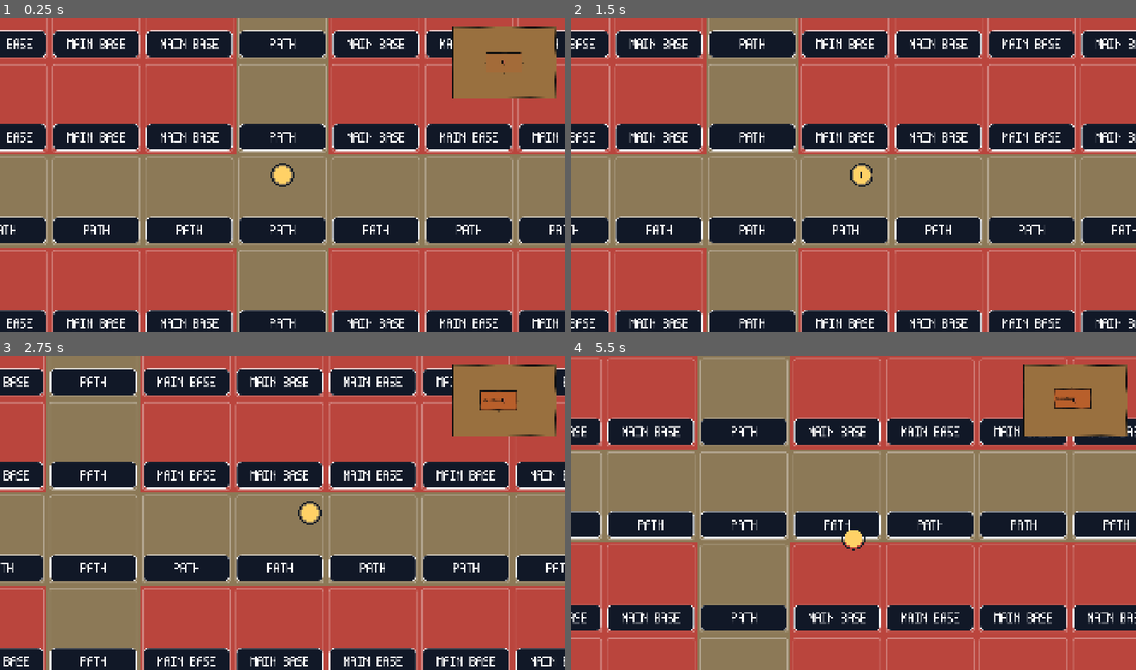
Above: before the commit, frames 1-4 (two rows, left to right).
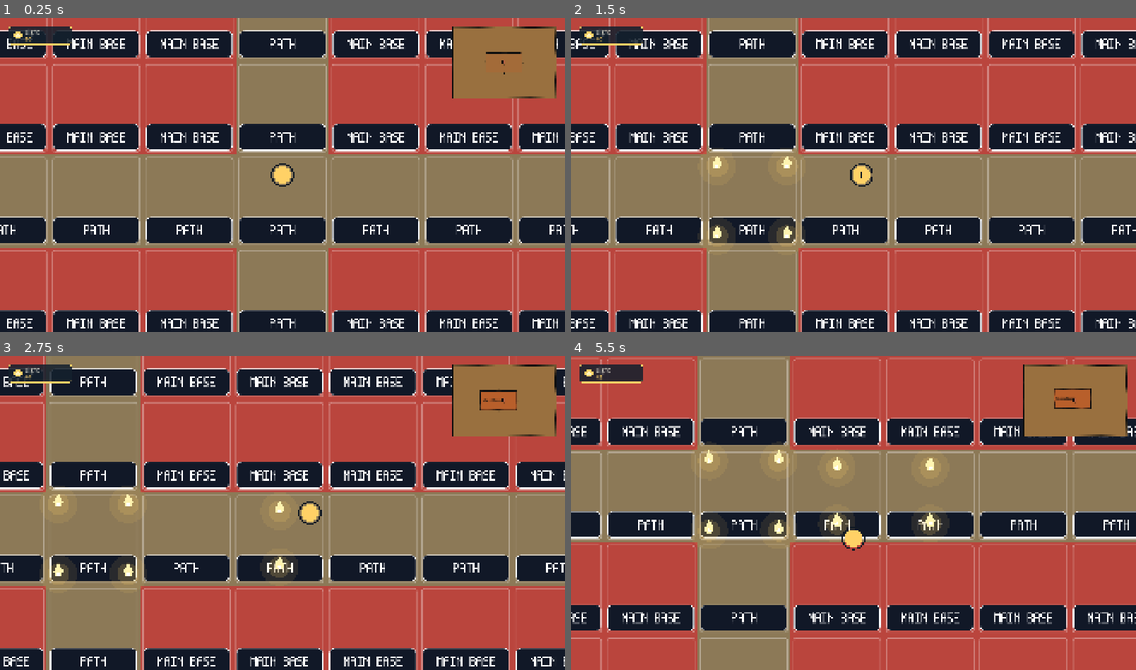
Above: after the commit, the same moments.

Repository: sebastiannovia/Light-Collector
Game: Godot game, scene res://MapLayoutTemplate.tscn
The game is run twice, just before and just after one commit, with the same random seed, the same clock (stepped at 60 frames per second) and the same inputs.
Inputs (mouse positions are in pixels of both pictures, inside the frame that each line leads up to):
- Up to frame 1 (0.25 s): no input
- Up to frame 2 (1.5 s): tap Enter at 0.5 s; move the mouse to (977, 159) at 0.52 s; hold Right (ui_right) 0.53-1.25 s; tap M at 0.6 s; click (977, 159) at 0.67 s; tap E at 0.8 s; drag from (740, 190) to (825, 237) at 1.27 s
- Up to frame 3 (2.75 s): move the mouse to (339, 443) at 2.02 s; hold Right (ui_right) from 2.03 s (still down); tap M at 2.1 s; click (339, 443) at 2.17 s; tap E at 2.3 s
- Up to frame 4 (5.5 s): release Right (ui_right) at 2.75 s; drag from (825, 575) to (684, 465) at 2.77 s; move the mouse to (1023, 560) at 3.52 s; hold Left (ui_left) 3.53-4.25 s; tap Enter at 3.6 s; click (1023, 560) at 3.67 s; tap E at 3.8, 5.3 s; drag from (684, 465) to (768, 434) at 4.27 s; move the mouse to (881, 513) at 5.02 s; hold Down (ui_down) from 5.03 s (still down); hold Shift from 5.03 s (still down); click (881, 513) at 5.17 s

The runs differ from the first frame. In frame 1, 0.4% of the frame differs, in the area x 1-90%, y 2-18%; in frame 2, 1.2%; in frame 3, 1.6%; in frame 4, 2.3%, in the area x 1-89%, y 2-60%.

Commit message:
Add path light placement rules

Diff:
--- a/MapLayoutTemplate.tscn
+++ b/MapLayoutTemplate.tscn
@@ -13,6 +13,8 @@
 script = ExtResource("1_area")
 area_label = "Main Base"
 minimap_color = Color(0.9798991, 0.23298451, 0, 1)
+path_tile_source_id = null
+path_tile_atlas_coords = null
 path_north = true
 path_east = true
 path_south = true
@@ -35,6 +37,8 @@
 script = ExtResource("1_area")
 area_label = "Forest"
 minimap_color = Color(0.5137255, 0.76862746, 0, 1)
+path_tile_source_id = null
+path_tile_atlas_coords = null
 path_north = true
 path_east = true
 path_south = true
@@ -57,6 +61,8 @@
 script = ExtResource("1_area")
 area_label = "Forest"
 minimap_color = Color(0.5137255, 0.76862746, 0, 1)
+path_tile_source_id = null
+path_tile_atlas_coords = null
 path_east = true
 path_south = true
 path_west = true
@@ -78,6 +84,8 @@
 script = ExtResource("1_area")
 area_label = "Cave 2 Entry"
 minimap_color = Color(0.5173793, 0.52360475, 0.5552469, 1)
+path_tile_source_id = null
+path_tile_atlas_coords = null
 path_east = true
 path_west = true
 
@@ -98,6 +106,8 @@
 script = ExtResource("1_area")
 area_label = "Cave 2_1"
 minimap_color = Color(0.5176471, 0.5254902, 0.5568628, 1)
+path_tile_source_id = null
+path_tile_atlas_coords = null
 path_north = true
 path_east = true
 path_west = true
@@ -119,6 +129,8 @@
 script = ExtResource("1_area")
 area_label = "Cave 2_4"
 minimap_color = Color(0.5176471, 0.5254902, 0.5568628, 1)
+path_tile_source_id = null
+path_tile_atlas_coords = null
 path_west = true
 
 [node name="GroundArt" type="TileMapLayer" parent="MapAreas/Cave 2_4" unique_id=1141644942]
@@ -138,6 +150,8 @@
 script = ExtResource("1_area")
 area_label = "Cave 2_2"
 minimap_color = Color(0.5176471, 0.5254902, 0.5568628, 1)
+path_tile_source_id = null
+path_tile_atlas_coords = null
 path_south = true
 path_west = true
 
@@ -158,6 +172,8 @@
 script = ExtResource("1_area")
 area_label = "Cave 2_3"
 minimap_color = Color(0.5176471, 0.5254902, 0.5568628, 1)
+path_tile_source_id = null
+path_tile_atlas_coords = null
 path_east = true
 path_south = true
 path_west = true
@@ -179,6 +195,8 @@
 script = ExtResource("1_area")
 area_label = "Cave 2_3"
 minimap_color = Color(0.5176471, 0.5254902, 0.5568628, 1)
+path_tile_source_id = null
+path_tile_atlas_coords = null
 path_north = true
 path_south = true
 
@@ -199,6 +217,8 @@
 script = ExtResource("1_area")
 area_label = "Cave 3_2"
 minimap_color = Color(0.5176471, 0.5254902, 0.5568628, 1)
+path_tile_source_id = null
+path_tile_atlas_coords = null
 path_south = true
 
 [node name="GroundArt" type="TileMapLayer" parent="MapAreas/Cave 3_2" unique_id=741906695]
@@ -218,6 +238,8 @@
 script = ExtResource("1_area")
 area_label = "Forest"
 minimap_color = Color(0.5137255, 0.76862746, 0, 1)
+path_tile_source_id = null
+path_tile_atlas_coords = null
 path_north = true
 path_east = true
 path_south = true
@@ -240,6 +262,8 @@
 script = ExtResource("1_area")
 area_label = "Resin"
 minimap_color = Color(0.70962167, 0.54073066, 0.09971144, 1)
+path_tile_source_id = null
+path_tile_atlas_coords = null
 path_north = true
 path_east = true
 path_south = true
@@ -262,6 +286,8 @@
 script = ExtResource("1_area")
 area_label = "Forest"
 minimap_color = Color(0.5137255, 0.76862746, 0, 1)
+path_tile_source_id = null
+path_tile_atlas_coords = null
 path_north = true
 path_east = true
 path_south = true
@@ -284,6 +310,8 @@
 script = ExtResource("1_area")
 area_label = "Bridge"
 minimap_color = null
+path_tile_source_id = null
+path_tile_atlas_coords = null
 path_north = true
 path_east = true
 path_south = true
@@ -306,6 +334,8 @@
 script = ExtResource("1_area")
 area_label = "Flower"
 minimap_color = null
+path_tile_source_id = null
+path_tile_atlas_coords = null
 path_north = true
 path_east = true
 path_south = true
@@ -328,6 +358,8 @@
 script = ExtResource("1_area")
 area_label = "Flower"
 minimap_color = null
+path_tile_source_id = null
+path_tile_atlas_coords = null
 path_north = true
 path_east = true
 path_south = true
@@ -351,6 +383,8 @@
 area_label = "Settlement"
 area_size = Vector2(7680, 4320)
 minimap_color = null
+path_tile_source_id = null
+path_tile_atlas_coords = null
 path_west = true
 
 [node name="GroundArt" type="TileMapLayer" parent="MapAreas/Settlement1" unique_id=1361338019]
@@ -371,6 +405,8 @@
 area_label = "Boss Cave"
 area_size = Vector2(11520, 6480)
 minimap_color = null
+path_tile_source_id = null
+path_tile_atlas_coords = null
 path_south = true
 south_path_tiles = Array[int]([7, 37])
 
@@ -391,6 +427,8 @@
 script = ExtResource("1_area")
 area_label = "Forest"
 minimap_color = Color(0.5137255, 0.76862746, 0, 1)
+path_tile_source_id = null
+path_tile_atlas_coords = null
 path_north = true
 path_east = true
 path_south = true
@@ -413,6 +451,8 @@
 script = ExtResource("1_area")
 area_label = "Start"
 minimap_color = null
+path_tile_source_id = null
+path_tile_atlas_coords = null
 path_east = true
 path_west = true
 
@@ -433,6 +473,8 @@
 script = ExtResource("1_area")
 area_label = "Waterfall"
 minimap_color = null
+path_tile_source_id = null
+path_tile_atlas_coords = null
 path_north = true
 path_east = true
 path_south = true
@@ -455,6 +497,8 @@
 script = ExtResource("1_area")
 area_label = "River"
 minimap_color = null
+path_tile_source_id = null
+path_tile_atlas_coords = null
 path_north = true
 path_east = true
 path_south = true
@@ -477,6 +521,8 @@
 script = ExtResource("1_area")
 area_label = "River"
 minimap_color = null
+path_tile_source_id = null
+path_tile_atlas_coords = null
 path_north = true
 path_east = true
 path_south = true
@@ -499,6 +545,8 @@
 area_label = "Lake"
 area_size = Vector2(11520, 2160)
 minimap_color = null
+path_tile_source_id = null
+path_tile_atlas_coords = null
 path_north = true
 north_path_tiles = Array[int]([7, 37])
 path_east = true
@@ -521,6 +569,7 @@
 position = Vector2(1920, 1080)
 script = ExtResource("2_player")
 minimap_map_scale = 0.4
+starting_light_count = 50
 
 [node name="Camera2D" type="Camera2D" parent="Player" unique_id=1267991270]
 zoom = Vector2(1.25, 1.25)
--- /dev/null
+++ b/light_hud.gd
@@ -0,0 +1,42 @@
+extends Control
+class_name LightHUD
+
+var count := 0
+var hud_position := Vector2(28.0, 28.0)
+var panel_size := Vector2(220.0, 64.0)
+var panel_color := Color("14202ddd")
+var border_color := Color("ffd166")
+var text_color := Color("f4f0df")
+var light_color := Color("ffd166")
+
+func configure(initial_count: int, position_on_screen: Vector2) -> void:
+	count = maxi(0, initial_count)
+	hud_position = position_on_screen
+	position = hud_position
+	size = panel_size
+	mouse_filter = Control.MOUSE_FILTER_IGNORE
+	queue_redraw()
+
+func set_count(new_count: int) -> void:
+	count = maxi(0, new_count)
+	queue_redraw()
+
+func _draw() -> void:
+	draw_style_box(_make_panel_style(), Rect2(Vector2.ZERO, panel_size))
+	var center := Vector2(34.0, panel_size.y * 0.5)
+	draw_circle(center, 13.0, light_color)
+	draw_circle(center, 7.0, Color("fff5bf"))
+	draw_string(ThemeDB.fallback_font, Vector2(58.0, 28.0), "Light", HORIZONTAL_ALIGNMENT_LEFT, -1, 20, text_color)
+	draw_string(ThemeDB.fallback_font, Vector2(58.0, 51.0), str(count), HORIZONTAL_ALIGNMENT_LEFT, -1, 18, border_color)
+
+func _make_panel_style() -> StyleBoxFlat:
+	var style := StyleBoxFlat.new()
+	style.bg_color = panel_color
+	style.border_color = border_color
+	style.set_border_width_all(2)
+	style.set_corner_radius_all(9)
+	style.content_margin_left = 8.0
+	style.content_margin_right = 8.0
+	style.content_margin_top = 6.0
+	style.content_margin_bottom = 6.0
+	return style
--- /dev/null
+++ b/light_placement_marker.gd
@@ -0,0 +1,14 @@
+extends Node2D
+class_name LightPlacementMarker
+
+@export var glow_color := Color("ffd166")
+@export var flame_color := Color("fff4b0")
+
+func _draw() -> void:
+	draw_circle(Vector2.ZERO, 52.0, Color(glow_color, 0.10))
+	draw_circle(Vector2.ZERO, 30.0, Color(glow_color, 0.18))
+	draw_colored_polygon(PackedVector2Array([
+		Vector2(0.0, -30.0), Vector2(13.0, -8.0), Vector2(8.0, 7.0),
+		Vector2(-8.0, 7.0), Vector2(-13.0, -8.0),
+	]), flame_color)
+	draw_circle(Vector2.ZERO, 5.0, Color.WHITE)
--- a/map_area.gd
+++ b/map_area.gd
@@ -15,6 +15,10 @@
 @export_group("Minimap")
 @export var minimap_color := Color("95702cff")
 
+@export_group("Path Lights")
+@export_range(0, 255, 1) var path_tile_source_id := 0
+@export var path_tile_atlas_coords := Vector2i(0, 3)
+
 @export var grid_step := 256.0:
 	set(value):
 		grid_step = maxf(value, 1.0)
@@ -98,6 +102,45 @@
 
 const MAJOR_GRID_EVERY := 4
 var _snapping := false
+
+func is_path_tile(cell: Vector2i) -> bool:
+	var ground := get_node_or_null("GroundArt") as TileMapLayer
+	if not ground or ground.get_cell_source_id(cell) == -1:
+		return false
+	var tile_data := ground.get_cell_tile_data(cell)
+	if tile_data and ground.tile_set:
+		var type_layer := ground.tile_set.get_custom_data_layer_by_name("tile_type")
+		if type_layer >= 0:
+			return str(tile_data.get_custom_data("tile_type")).to_lower() == "path"
+	return ground.get_cell_source_id(cell) == path_tile_source_id and ground.get_cell_atlas_coords(cell) == path_tile_atlas_coords
+
+func get_light_container() -> Node2D:
+	var ground := get_node_or_null("GroundArt") as TileMapLayer
+	if not ground:
+		return null
+	var container := ground.get_node_or_null("PlacedLights") as Node2D
+	if not container:
+		container = Node2D.new()
+		container.name = "PlacedLights"
+		container.y_sort_enabled = true
+		ground.add_child(container)
+	return container
+
+func has_light_pair_for_path(cell: Vector2i) -> bool:
+	var container := get_light_container()
+	if not container:
+		return false
+	var cells: Array = container.get_meta("lit_path_cells", [])
+	return cells.has(cell)
+
+func mark_path_lit(cell: Vector2i) -> void:
+	var container := get_light_container()
+	if not container:
+		return
+	var cells: Array = container.get_meta("lit_path_cells", [])
+	if not cells.has(cell):
+		cells.append(cell)
+	container.set_meta("lit_path_cells", cells)
 
 func get_pathway_centers(side: String) -> Array[float]:
 	var centers: Array[float] = []
--- a/template_player.gd
+++ b/template_player.gd
@@ -1,8 +1,11 @@
 extends Node2D
 
 signal area_changed(area: MapArea)
+signal light_count_changed(count: int)
 
 const MINIMAP_SCRIPT = preload("res://minimap_control.gd")
+const LIGHT_HUD_SCRIPT = preload("res://light_hud.gd")
+const LIGHT_MARKER_SCRIPT = preload("res://light_placement_marker.gd")
 
 @export var move_speed := 420.0
 @export var transition_duration := 0.25
@@ -22,21 +25,31 @@
 @export var minimap_show_unknown_paths := true
 @export var minimap_handwritten_font: Font
 
+@export_group("Light HUD")
+@export var light_hud_visible := true
+@export var light_hud_position := Vector2(28.0, 28.0)
+@export_range(0, 999999, 1) var starting_light_count := 0
+
 @onready var camera: Camera2D = $Camera2D
 @onready var fade: ColorRect = get_node("../TransitionOverlay/Fade")
 
 var current_area: MapArea
 var transitioning := false
 var minimap_view: Control
+var light_count := 0
+var light_hud: Control
 
 func _ready() -> void:
 	add_to_group("map_player")
+	light_count = starting_light_count
 	current_area = _area_at(global_position)
 	if current_area:
 		_set_active_area(current_area)
 		_set_camera_bounds(current_area)
 	if minimap_enabled:
 		call_deferred("_create_minimap")
+	if light_hud_visible:
+		call_deferred("_create_light_hud")
 
 func _process(delta: float) -> void:
 	if transitioning or not current_area:
@@ -76,8 +89,74 @@
 	queue_redraw()
 
 func _unhandled_input(event: InputEvent) -> void:
-	if event is InputEventKey and event.pressed and not event.echo and event.keycode == KEY_M and minimap_view:
+	if not event is InputEventKey or not event.pressed or event.echo:
+		return
+	if event.keycode == KEY_M and minimap_view:
 		minimap_view.visible = not minimap_view.visible
+	elif event.keycode == KEY_E:
+		_try_place_path_lights()
+
+func add_light(amount: int = 1) -> void:
+	if amount <= 0:
+		return
+	light_count += amount
+	light_count_changed.emit(light_count)
+	if light_hud:
+		light_hud.call("set_count", light_count)
+
+func set_light_count(count: int) -> void:
+	light_count = maxi(0, count)
+	light_count_changed.emit(light_count)
+	if light_hud:
+		light_hud.call("set_count", light_count)
+
+func _try_place_path_lights() -> void:
+	if not current_area:
+		return
+	var ground := current_area.get_node_or_null("GroundArt") as TileMapLayer
+	if not ground:
+		return
+	var path_cell := ground.local_to_map(ground.to_local(global_position))
+	if not current_area.is_path_tile(path_cell) or current_area.has_light_pair_for_path(path_cell):
+		return
+	var has_up := current_area.is_path_tile(path_cell + Vector2i.UP)
+	var has_right := current_area.is_path_tile(path_cell + Vector2i.RIGHT)
+	var has_down := current_area.is_path_tile(path_cell + Vector2i.DOWN)
+	var has_left := current_area.is_path_tile(path_cell + Vector2i.LEFT)
+	var neighbor_count := int(has_up) + int(has_right) + int(has_down) + int(has_left)
+	var light_offsets: Array[Vector2]
+	if neighbor_count == 4:
+		light_offsets = [Vector2(-1.25, -1.25), Vector2(1.25, -1.25), Vector2(1.25, 1.25), Vector2(-1.25, 1.25)]
+	elif neighbor_count == 3:
+		if not has_up:
+			light_offsets = [Vector2.UP]
+		elif not has_right:
+			light_offsets = [Vector2.RIGHT]
+		elif not has_down:
+			light_offsets = [Vector2.DOWN]
+		else:
+			light_offsets = [Vector2.LEFT]
+	else:
+		var horizontal_neighbors := int(has_left) + int(has_right)
+		var vertical_neighbors := int(has_up) + int(has_down)
+		if horizontal_neighbors > vertical_neighbors:
+			light_offsets = [Vector2.UP, Vector2.DOWN]
+		else:
+			light_offsets = [Vector2.LEFT, Vector2.RIGHT]
+	if light_count < light_offsets.size():
+		return
+	var container := current_area.get_light_container()
+	if not container:
+		return
+	var tile_size := Vector2(ground.tile_set.tile_size)
+	var path_center := ground.map_to_local(path_cell)
+	for offset in light_offsets:
+		var marker := Node2D.new()
+		marker.set_script(LIGHT_MARKER_SCRIPT)
+		marker.position = path_center + offset * tile_size * 0.30
+		container.add_child(marker)
+	current_area.mark_path_lit(path_cell)
+	set_light_count(light_count - light_offsets.size())
 
 func _area_at(point: Vector2) -> MapArea:
 	for node in get_tree().get_nodes_in_group("map_areas"):
@@ -169,6 +248,17 @@
 		"handwritten_font": minimap_handwritten_font,
 	})
 
+func _create_light_hud() -> void:
+	var canvas := CanvasLayer.new()
+	canvas.name = "LightHUDLayer"
+	canvas.layer = 6
+	get_parent().add_child(canvas)
+	light_hud = Control.new()
+	light_hud.name = "LightHUD"
+	light_hud.set_script(LIGHT_HUD_SCRIPT)
+	canvas.add_child(light_hud)
+	light_hud.call("configure", light_count, light_hud_position)
+
 func _entry_position(area: MapArea, exit_direction: String, crossing_point: Vector2) -> Vector2:
 	match exit_direction:
 		"north":
Not shown, added: light_hud.gd.uid
Not shown, added: light_placement_marker.gd.uid
Not shown, changed: MAP_LAYOUT_GUIDE.md
